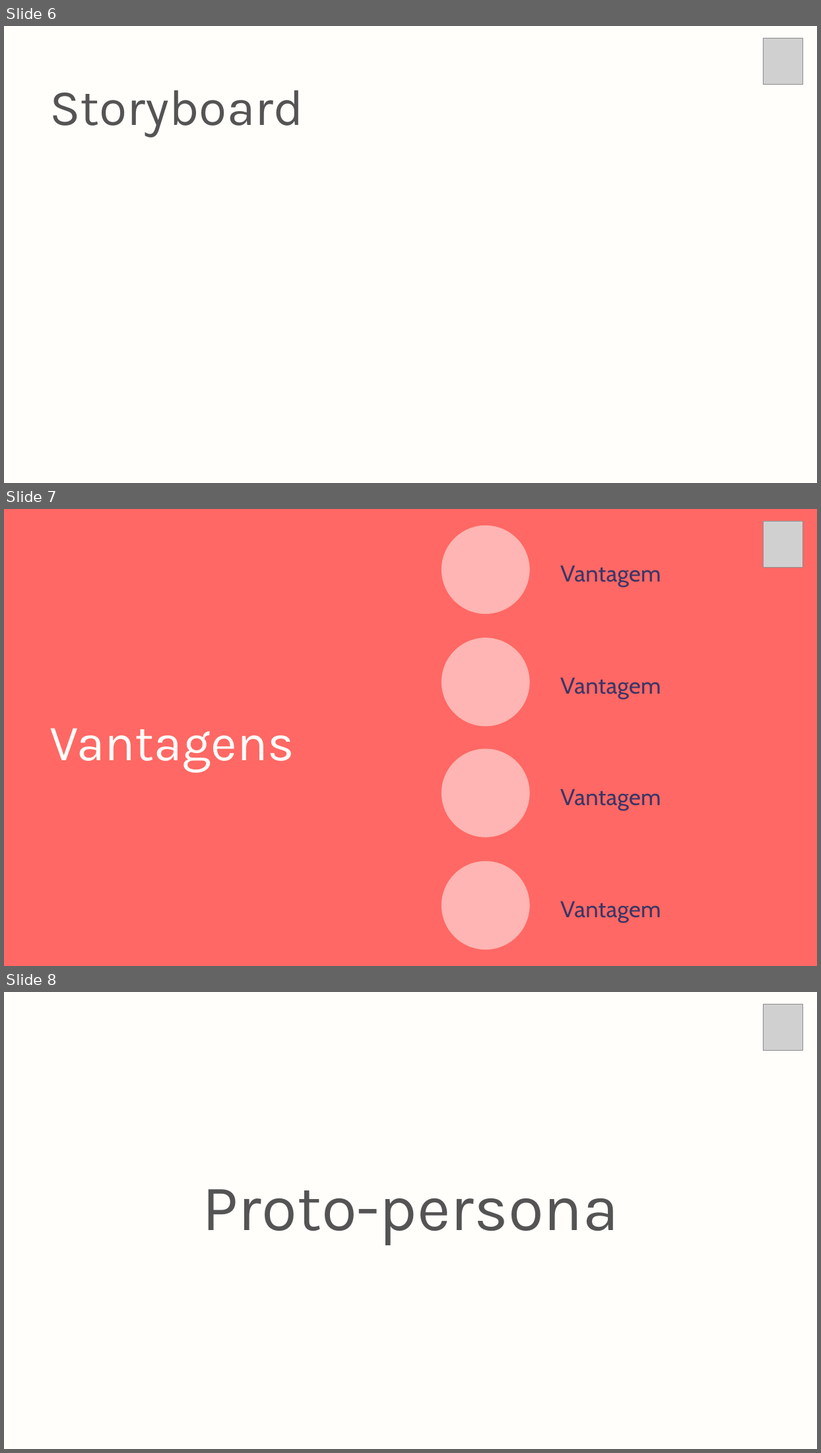
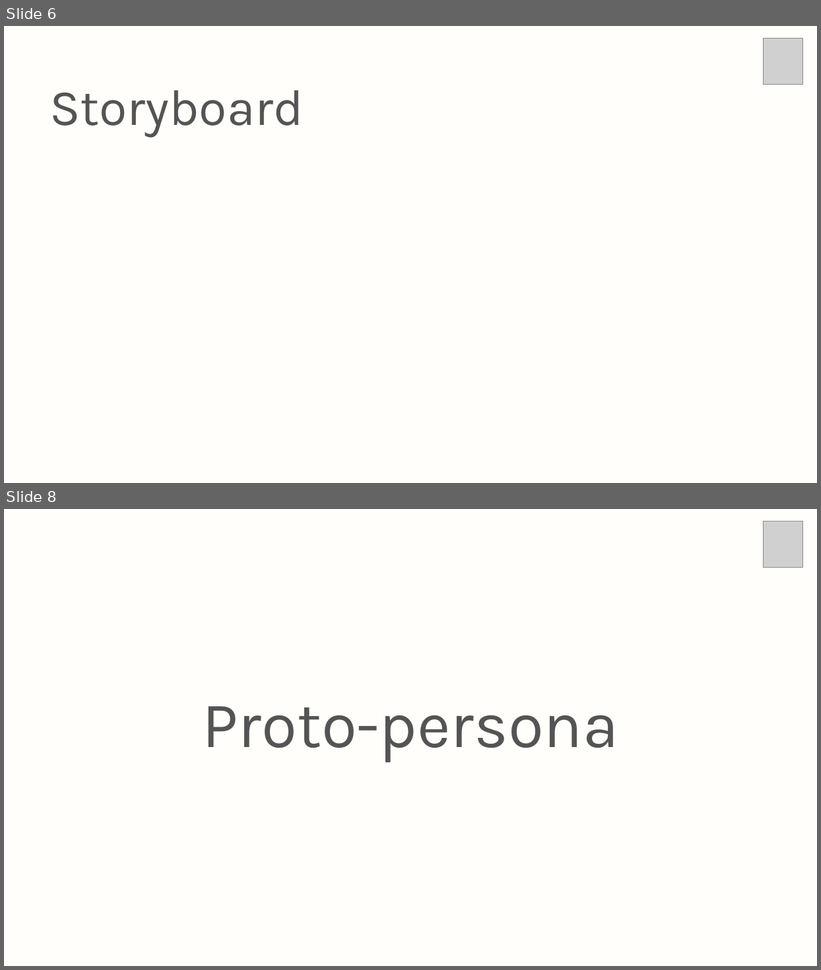
Before and after one commit to christian-raphael/Pyxis, a slide deck: Documentação/Pyxis.pptx. Shown one above the other, each under a label of ours: slides 6, 7 and 8 before the commit, slides 6 and 8 after it; the slides between them are not shown. The pictures are 821x1453 and 821x970 pixels, drawn with LibreOffice and Linux fonts; fonts in the diff are those of the drawing; grey boxes stand for pictures; background and template pictures are left out. Boxes give left, top, right and bottom in pixels: in the first picture for what was removed or moved away, otherwise in the second. Text is boxed around its words. In the diff, an @@ line names an element or a change of style, - is before the commit and + after.

```diff
--- a/Documentação/Pyxis.pptx
+++ b/Documentação/Pyxis.pptx
@@ slide 7 removed at box(4, 509, 817, 966), background picture (left out) @@
@@ freeform shape removed at box(442, 525, 529, 614) @@
@@ picture removed at box(764, 521, 803, 567) @@
@@ text removed at box(560, 565, 661, 587) @@
-Vantagem
@@ freeform shape removed at box(442, 638, 529, 727) @@
@@ text removed at box(560, 677, 661, 699) @@
-Vantagem
@@ text removed at box(50, 728, 294, 772) @@
-Vantagens
@@ freeform shape removed at box(442, 749, 529, 838) @@
@@ text removed at box(560, 789, 661, 811) @@
-Vantagem
@@ freeform shape removed at box(442, 861, 529, 950) @@
@@ text removed at box(560, 901, 661, 923) @@
-Vantagem
```
Also in this commit, not shown: 1 slide changed, 1 slide added.
